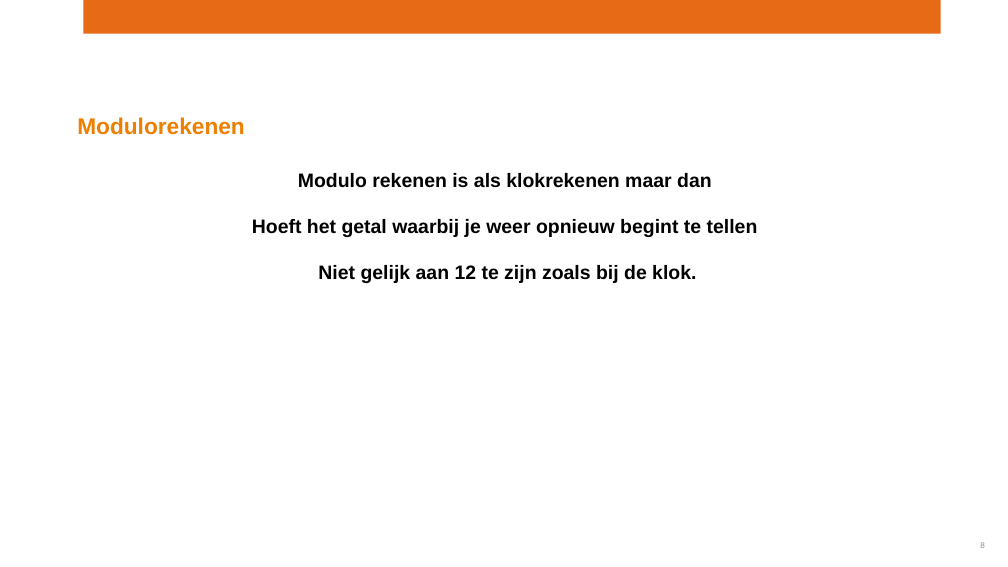
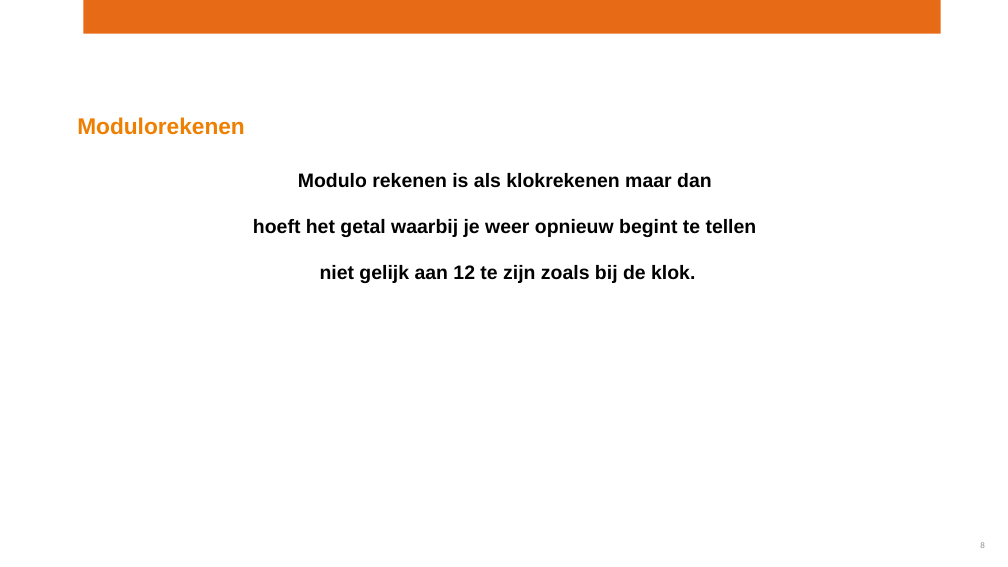
Before and after one commit to hanzetechnasium/geheim, a slide deck: slide 8 of Technasium-Dag-2-Presentatie-1-Begin-Wiskunde-Priem en modulo.pptx. Drawn at 1008x567 pixels with LibreOffice and Linux fonts; fonts in the diff are those of the drawing; background and template pictures are left out. Boxes give left, top, right and bottom in pixels: in the first picture for what was removed or moved away, otherwise in the second. Text is boxed around its words. In the diff, an @@ line names an element or a change of style, - is before the commit and + after.

```diff
--- a/Technasium-Dag-2-Presentatie-1-Begin-Wiskunde-Priem en modulo.pptx
+++ b/Technasium-Dag-2-Presentatie-1-Begin-Wiskunde-Priem en modulo.pptx
@@ text at (253, 219, 757, 283): text changed @@
-Hoeft het getal waarbij je weer opnieuw begint te tellen
-Niet gelijk aan 12 te zijn zoals bij de klok.
+hoeft het getal waarbij je weer opnieuw begint te tellen
+niet gelijk aan 12 te zijn zoals bij de klok.
```
Also in this commit, not shown: 4 other slides changed, 1 slide added, 1 slide removed, 3 other files.
